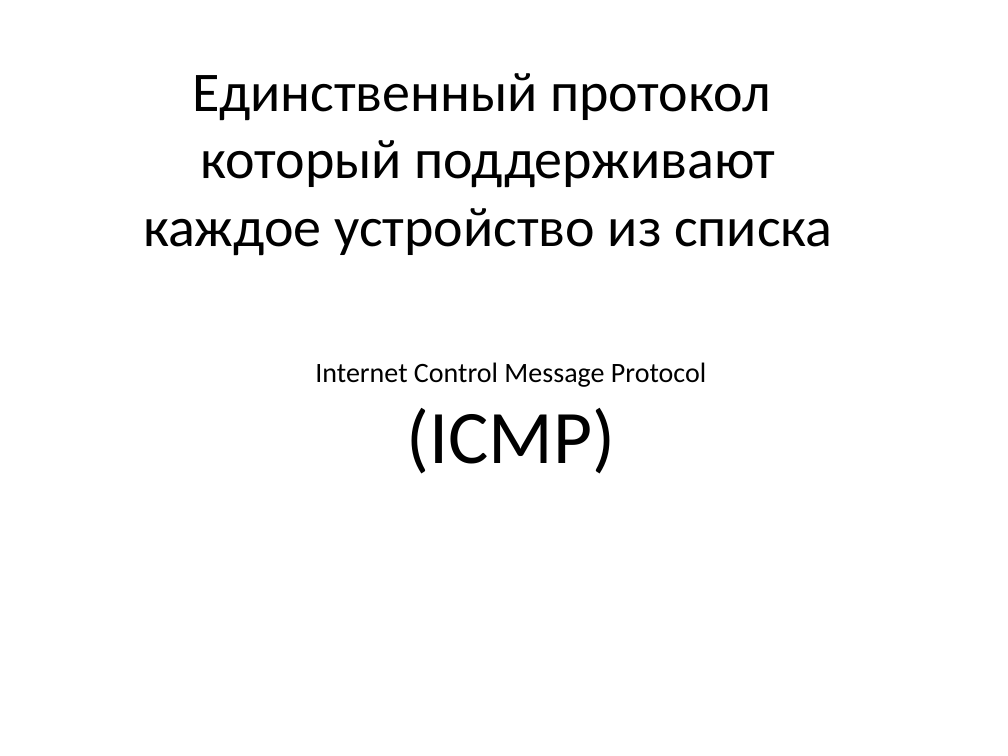
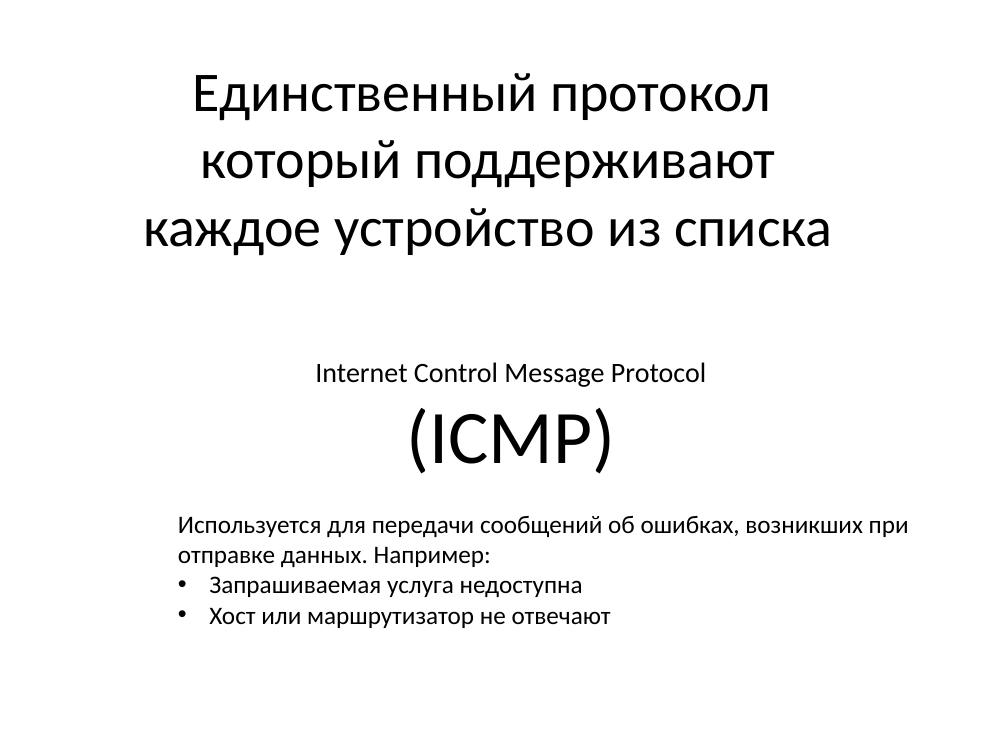
Before and after one commit to denis6705/diplom, a slide deck: slide 9 of Презентация.pptx. Drawn at 1008x756 pixels with LibreOffice and Linux fonts; fonts in the diff are those of the drawing. Boxes give left, top, right and bottom in pixels: in the first picture for what was removed or moved away, otherwise in the second. Text is boxed around its words. In the diff, an @@ line names an element or a change of style, - is before the commit and + after.

```diff
--- a/Презентация.pptx
+++ b/Презентация.pptx
@@ text added at [178, 516, 909, 628], 18 pt, text #000000 @@
+Используется для передачи сообщений об ошибках, возникших при отправке данных. Например:
+• Запрашиваемая услуга недоступна
+• Хост или маршрутизатор не отвечают
```
Also in this commit, not shown: 5 other slides changed, 6 slides added, 1 slide removed, 4 other files.
